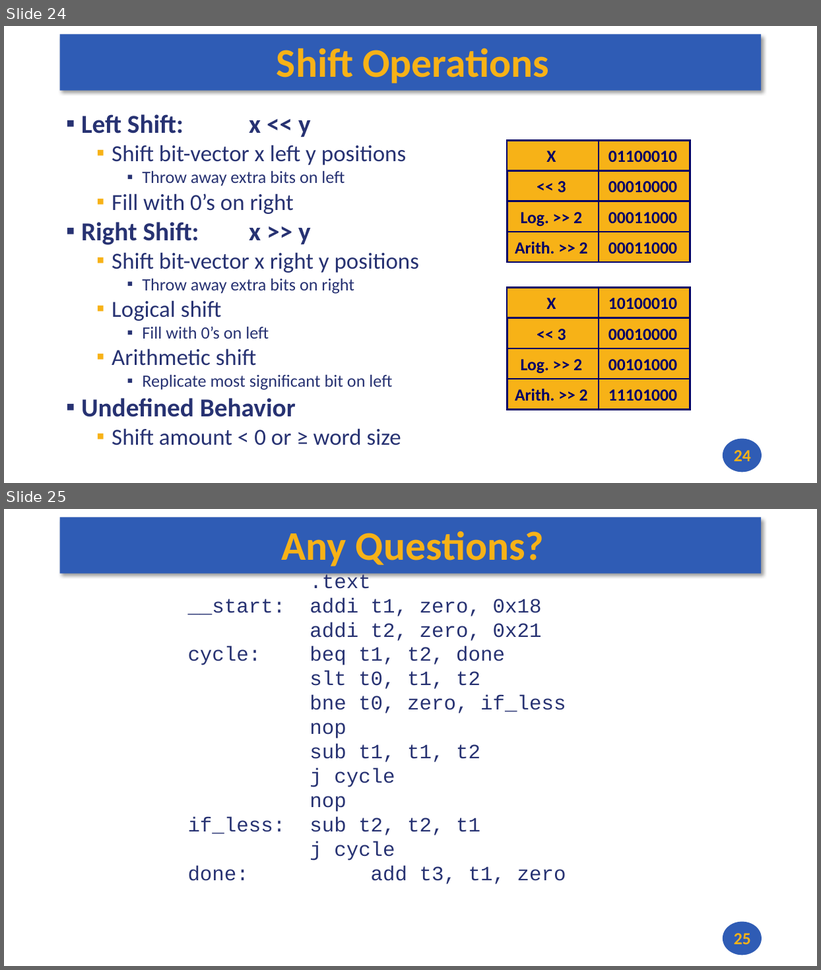
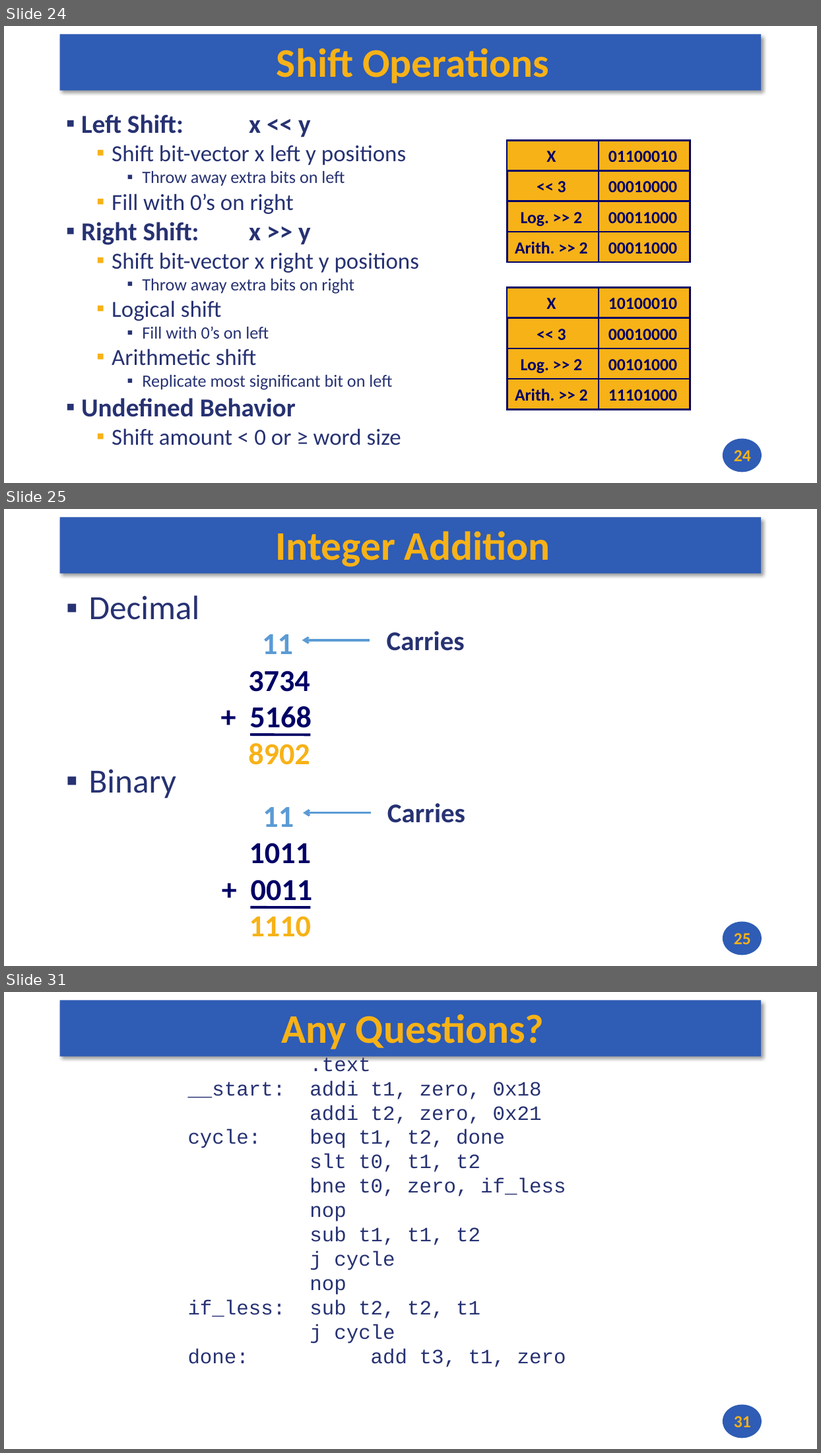
Before and after one commit to andrewt0301/hse-acos-course, a slide deck: docs/part1ca/02_DataTypes/CA_Lecture_02.pptx. Shown one above the other, each under a label of ours: slides 24 and 25 before the commit, slides 24, 25 and 31 after it; the slides between them are not shown. The pictures are 821x970 and 821x1453 pixels, drawn with LibreOffice and Linux fonts; fonts in the diff are those of the drawing. Boxes give left, top, right and bottom in pixels: in the first picture for what was removed or moved away, otherwise in the second. Text is boxed around its words. In the diff, an @@ line names an element or a change of style, - is before the commit and + after.

```diff
--- a/docs/part1ca/02_DataTypes/CA_Lecture_02.pptx
+++ b/docs/part1ca/02_DataTypes/CA_Lecture_02.pptx
@@ slide 25 added at [4,509,817,966], background #FFFFFF; not listed: 2 template elements that a slide beside it also shows @@
@@ title added at [275,531,550,567], 48 pt, text #F7B217, bold @@
+Integer Addition
@@ text added at [89,595,200,799], 40 pt, text #273272 @@
+▪ Decimal
+▪ Binary
@@ text added at [248,634,312,765], 36 pt, text #000066, bold @@
+11
+3734
++ 5168
+8902
@@ arrow added from (370, 640) to (302, 640), #5B9BD5 2.5 pt @@
@@ text added at [387,631,465,651], 32 pt, text #273272, bold @@
+Carries
@@ line added from (250, 735) to (311, 735), #000066 3 pt @@
@@ text added at [387,803,465,823], 32 pt, text #273272, bold @@
+Carries
@@ text added at [250,807,313,937], 36 pt, text #000066, bold @@
+11
+1011
++ 0011
+1110
@@ arrow added from (370, 813) to (303, 813), #5B9BD5 2.5 pt @@
@@ line added from (250, 908) to (311, 908), #000066 3 pt @@
@@ page number added at [734,933,751,945], 20 pt, text #F7B217, bold @@
+25
@@ what was slide 25 is now slide 31 @@
@@ page number at [734,1416,751,1428]: text changed @@
-25
+31
```
Also in this commit, not shown: 5 other slides added, 1 other file.
